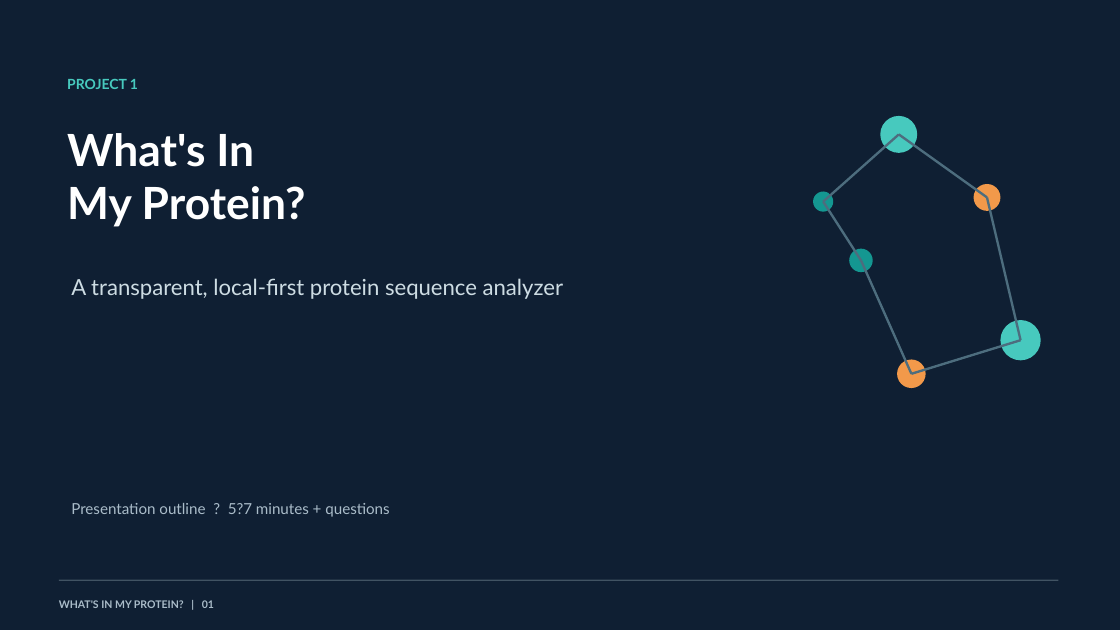
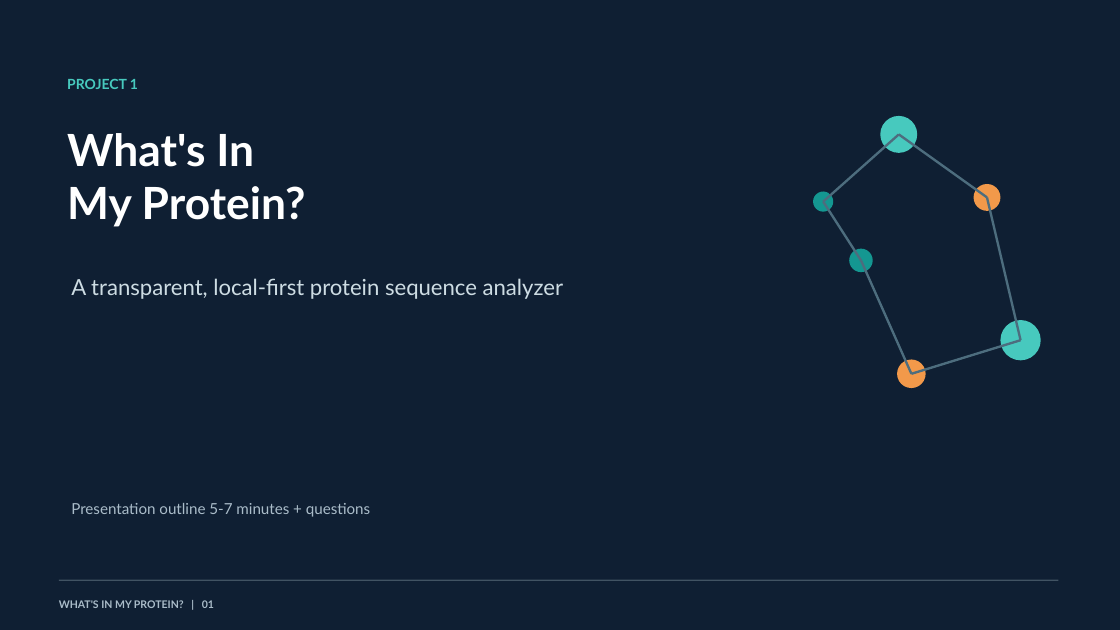
Before and after one commit to PattiCrosswait/SEIS606_VibeCoding, a slide deck: slide 1 of Protein-sequence-analyzer/protein-sequence-analyzer-presentation.pptx. Drawn at 1120x630 pixels with LibreOffice and Linux fonts; fonts in the diff are those of the drawing. Boxes give left, top, right and bottom in pixels: in the first picture for what was removed or moved away, otherwise in the second. Text is boxed around its words. In the diff, an @@ line names an element or a change of style, - is before the commit and + after.

```diff
--- a/Protein-sequence-analyzer/protein-sequence-analyzer-presentation.pptx
+++ b/Protein-sequence-analyzer/protein-sequence-analyzer-presentation.pptx
@@ text at box(71, 503, 370, 517): text changed @@
-Presentation outline ? 5?7 minutes + questions
+Presentation outline 5-7 minutes + questions
```
Also in this commit, not shown: 2 other slides changed, 2 other files.
